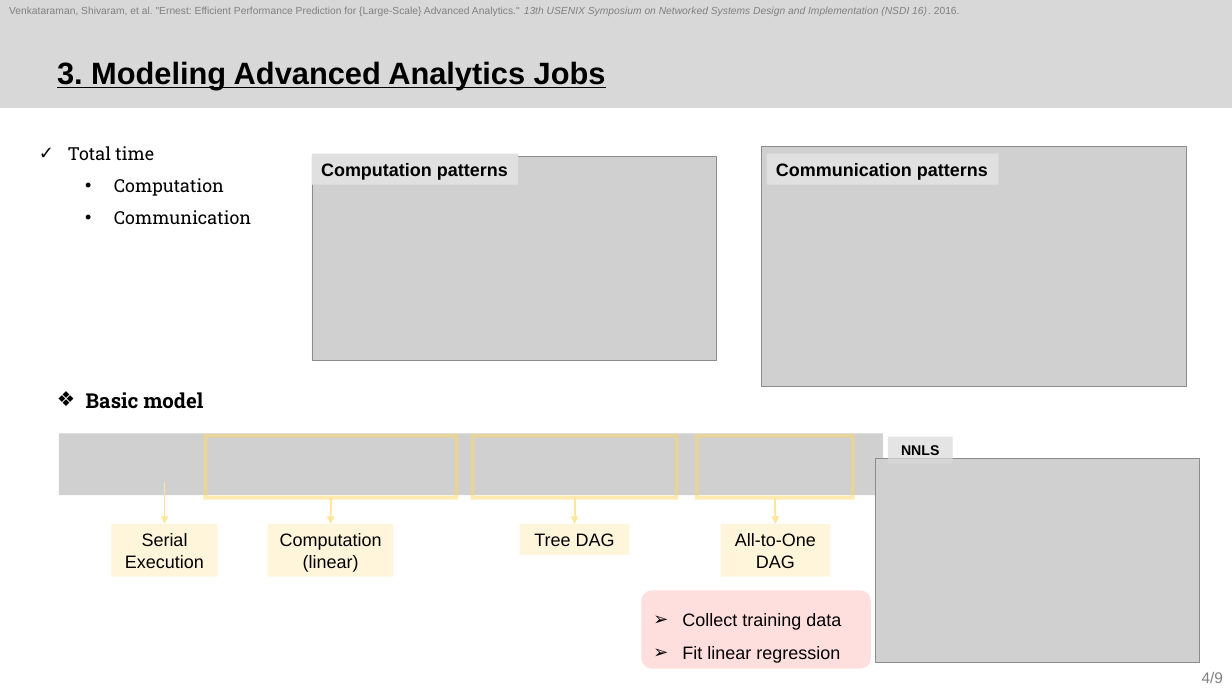
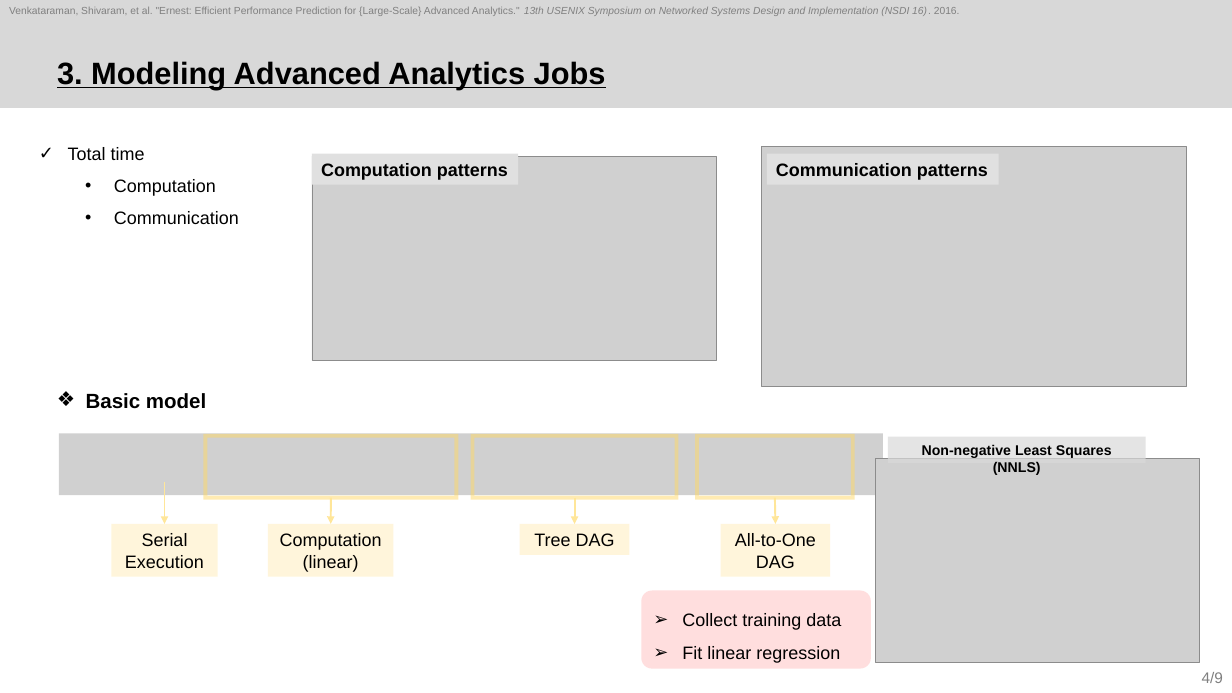
Before and after one commit to sohee98/2022-2nd-Course, a slide deck: slide 4 of Cloud Computing/Paper review/3. Ernest/22.11.22_Ernest_SoheeKim.pptx. Drawn at 1232x693 pixels with LibreOffice and Linux fonts; fonts in the diff are those of the drawing; grey boxes stand for pictures. Boxes give left, top, right and bottom in pixels: in the first picture for what was removed or moved away, otherwise in the second. Text is boxed around its words. In the diff, an @@ line names an element or a change of style, - is before the commit and + after.

```diff
--- a/Cloud Computing/Paper review/3. Ernest/22.11.22_Ernest_SoheeKim.pptx
+++ b/Cloud Computing/Paper review/3. Ernest/22.11.22_Ernest_SoheeKim.pptx
@@ text "Total time" at [68,147,239,224]: font Roboto Slab to Arial @@
@@ text "Basic model" at [86,393,206,409]: font Roboto Slab to Arial @@
@@ rectangle "Non-negative Least Squares (NNLS)": place and size @@
-rectangle "Non-negative Least Squares (NNLS)" at [888,436,953,463]
+rectangle "Non-negative Least Squares (NNLS)" at [888,436,1146,463]
@@ text in rectangle at [922,444,1112,475]: text changed @@
-NNLS
+Non-negative Least Squares (NNLS)
```
Also in this commit, not shown: 7 other slides changed, 2 other files.
